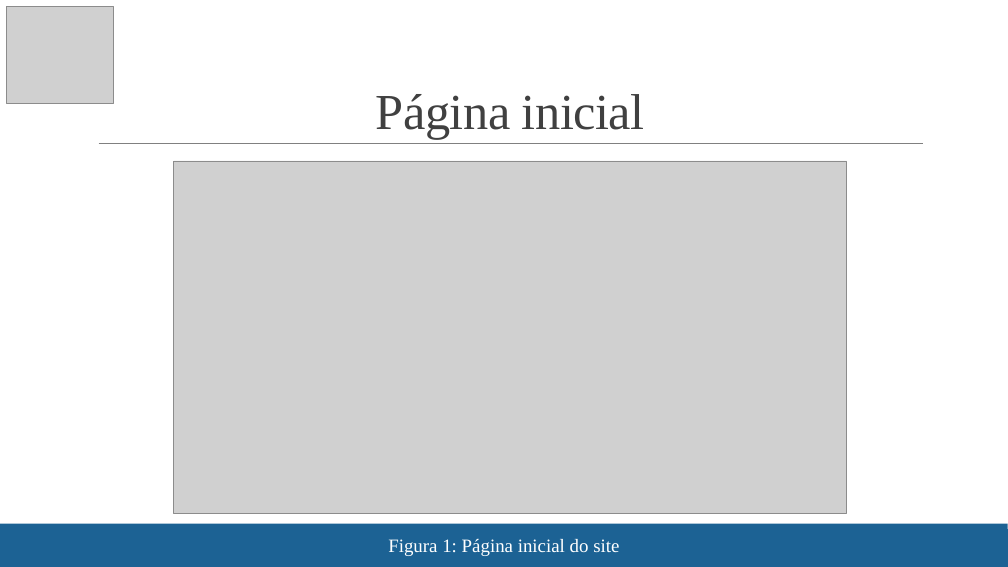
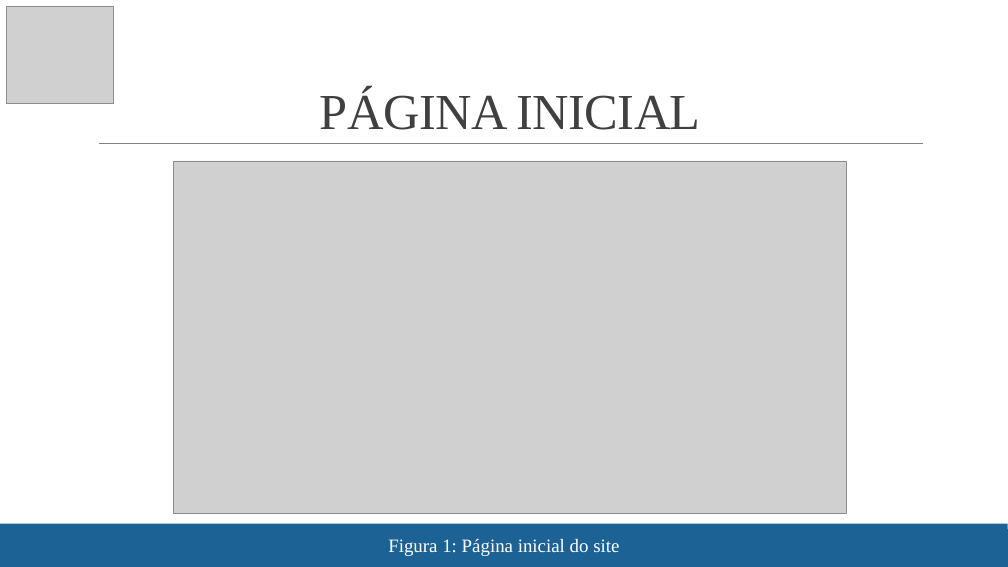
Before and after one commit to arezit/monkeysreceitas, a slide deck: slide 13 of TEXcerto.pptx (slide 8 before the commit). Drawn at 1008x567 pixels with LibreOffice and Linux fonts; fonts in the diff are those of the drawing; grey boxes stand for pictures. Boxes give left, top, right and bottom in pixels: in the first picture for what was removed or moved away, otherwise in the second. Text is boxed around its words. In the diff, an @@ line names an element or a change of style, - is before the commit and + after.

```diff
--- a/TEXcerto.pptx
+++ b/TEXcerto.pptx
@@ title at bbox=[320, 90, 700, 130]: text changed @@
-Página inicial
+PÁGINA INICIAL
```
Also in this commit, not shown: 12 other slides changed, 3 slides added.
